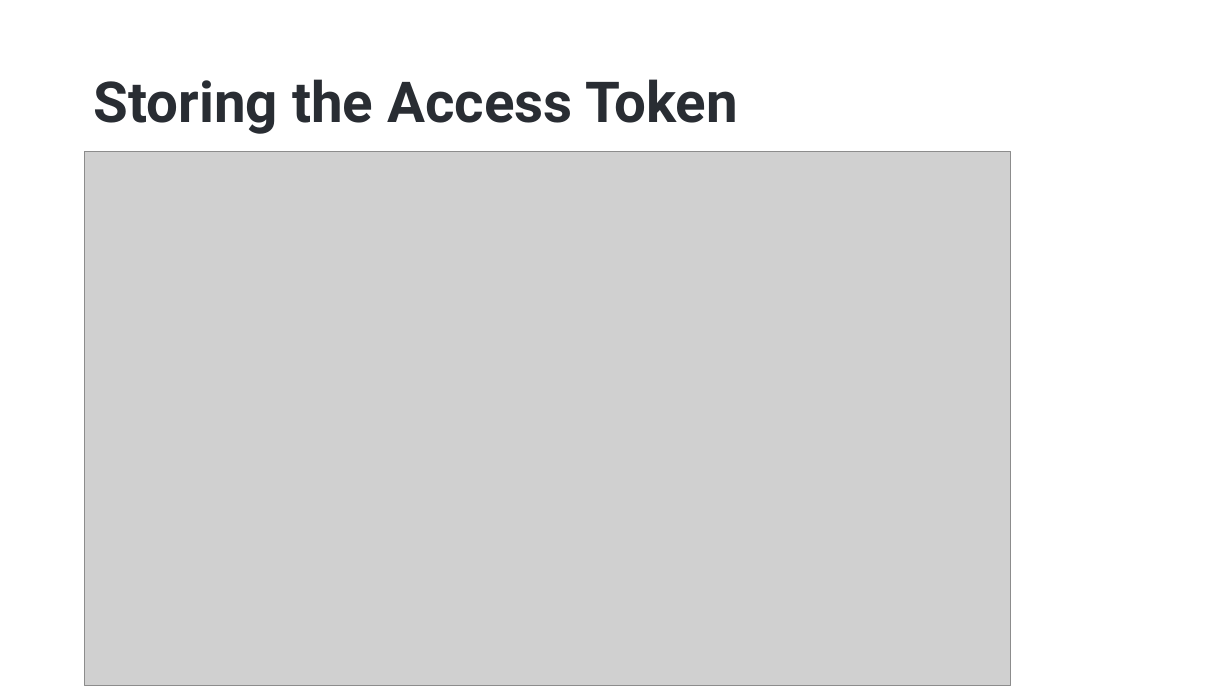
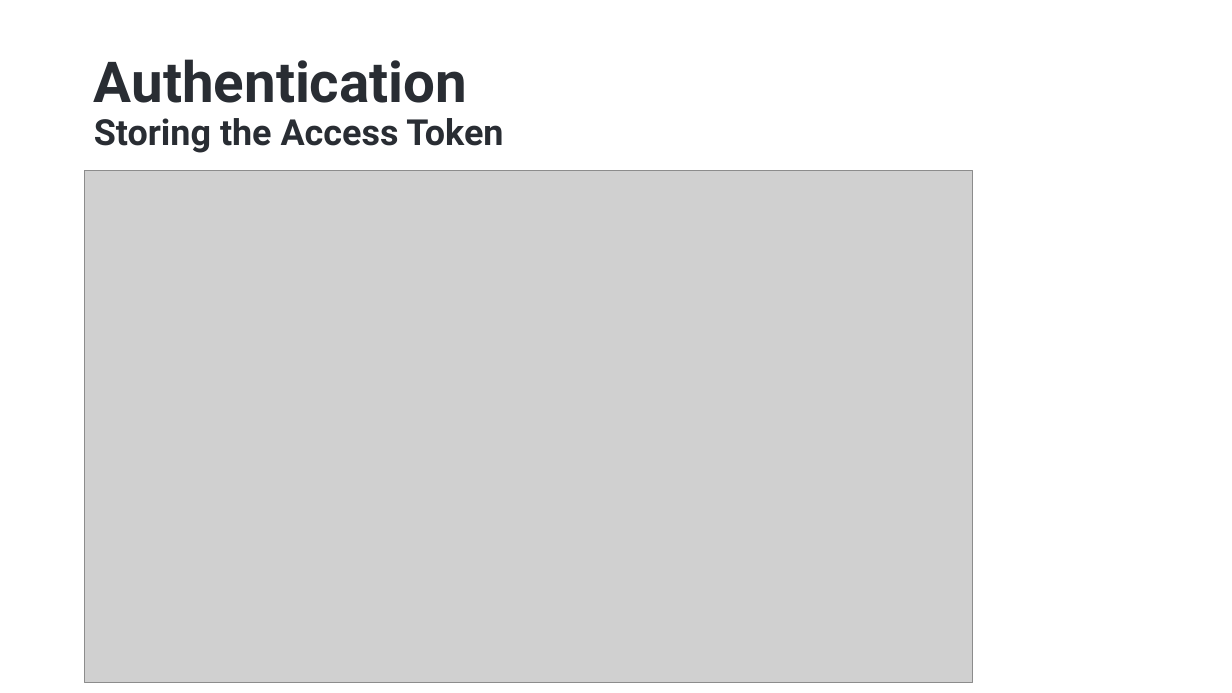
Before and after one commit to hikalkan/presentations, a slide deck: slide 4 of 2022-10-15 Authorization-In-Distributed-Systems/Authorization-In-Distributed-Systems.pptx. Drawn at 1232x693 pixels with LibreOffice and Linux fonts; fonts in the diff are those of the drawing; grey boxes stand for pictures; background and template pictures are left out. Boxes give left, top, right and bottom in pixels: in the first picture for what was removed or moved away, otherwise in the second. Text is boxed around its words. In the diff, an @@ line names an element or a change of style, - is before the commit and + after.

```diff
--- a/2022-10-15 Authorization-In-Distributed-Systems/Authorization-In-Distributed-Systems.pptx
+++ b/2022-10-15 Authorization-In-Distributed-Systems/Authorization-In-Distributed-Systems.pptx
@@ title at [94, 59, 503, 153]: text changed; size 44 to 28 pt @@
-Storing the Access Token
+Authentication
+Storing the Access Token
@@ picture: place and size @@
-picture at [85, 151, 1011, 685]
+picture at [85, 170, 973, 683]
```
Also in this commit, not shown: 1 other slide changed, 3 slides added.
